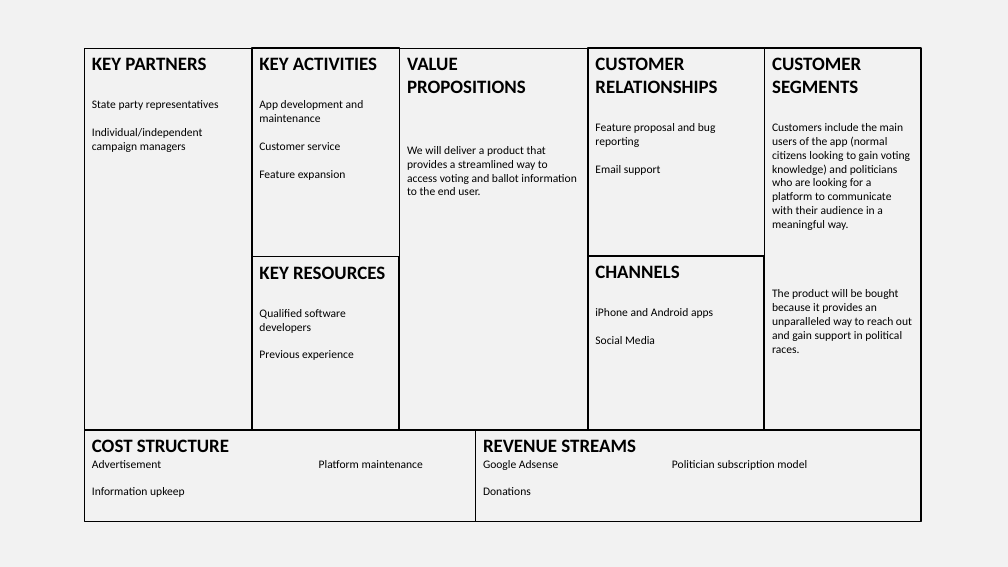
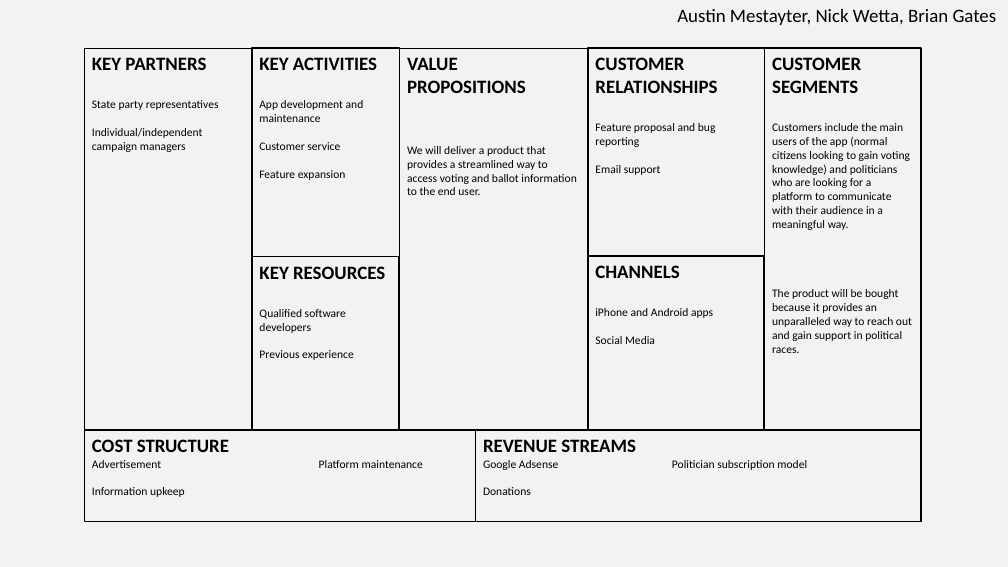
Before and after one commit to briangates1/csc3380, a slide deck: slide 1 of Business Model Canvas 09202019.pptx. Drawn at 1008x567 pixels with LibreOffice and Linux fonts; fonts in the diff are those of the drawing. Boxes give left, top, right and bottom in pixels: in the first picture for what was removed or moved away, otherwise in the second. Text is boxed around its words. In the diff, an @@ line names an element or a change of style, - is before the commit and + after.

```diff
--- a/Business Model Canvas 09202019.pptx
+++ b/Business Model Canvas 09202019.pptx
@@ text added at box(677, 9, 997, 25), 18 pt, text #000000 @@
+Austin Mestayter, Nick Wetta, Brian Gates
```
